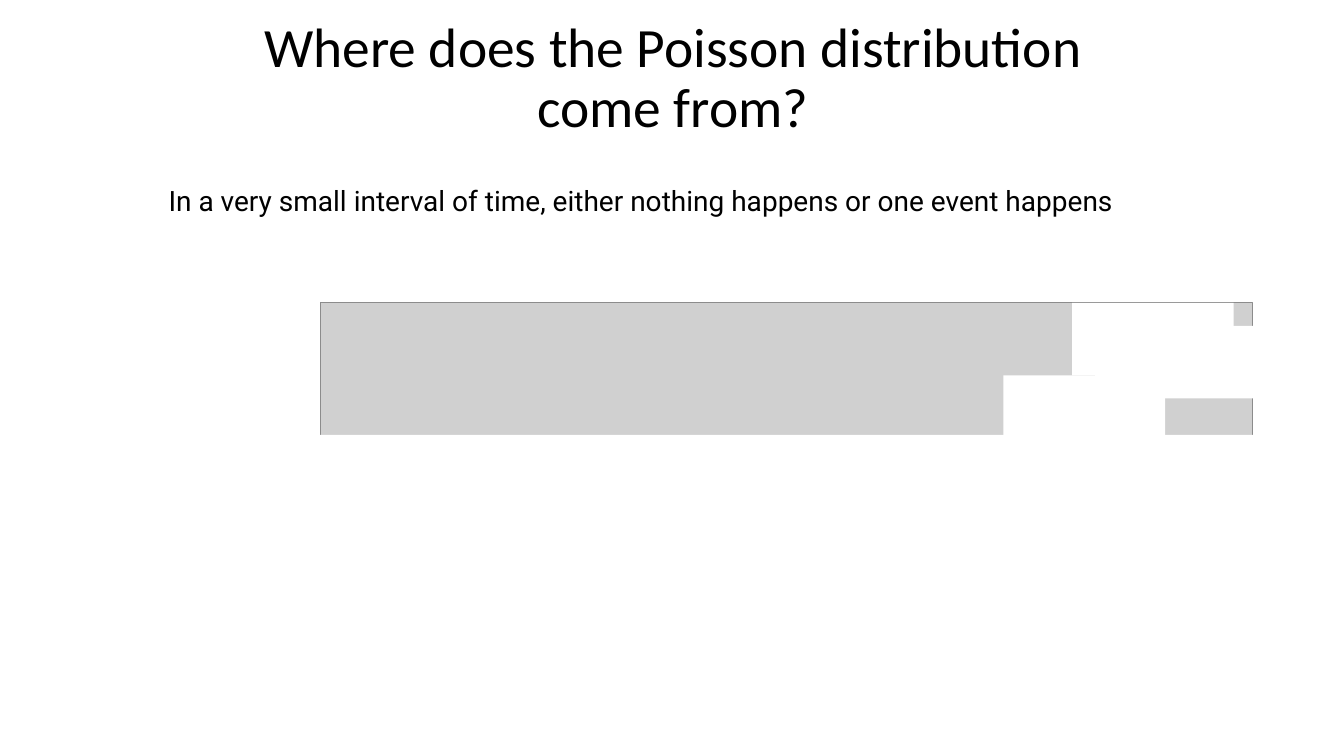
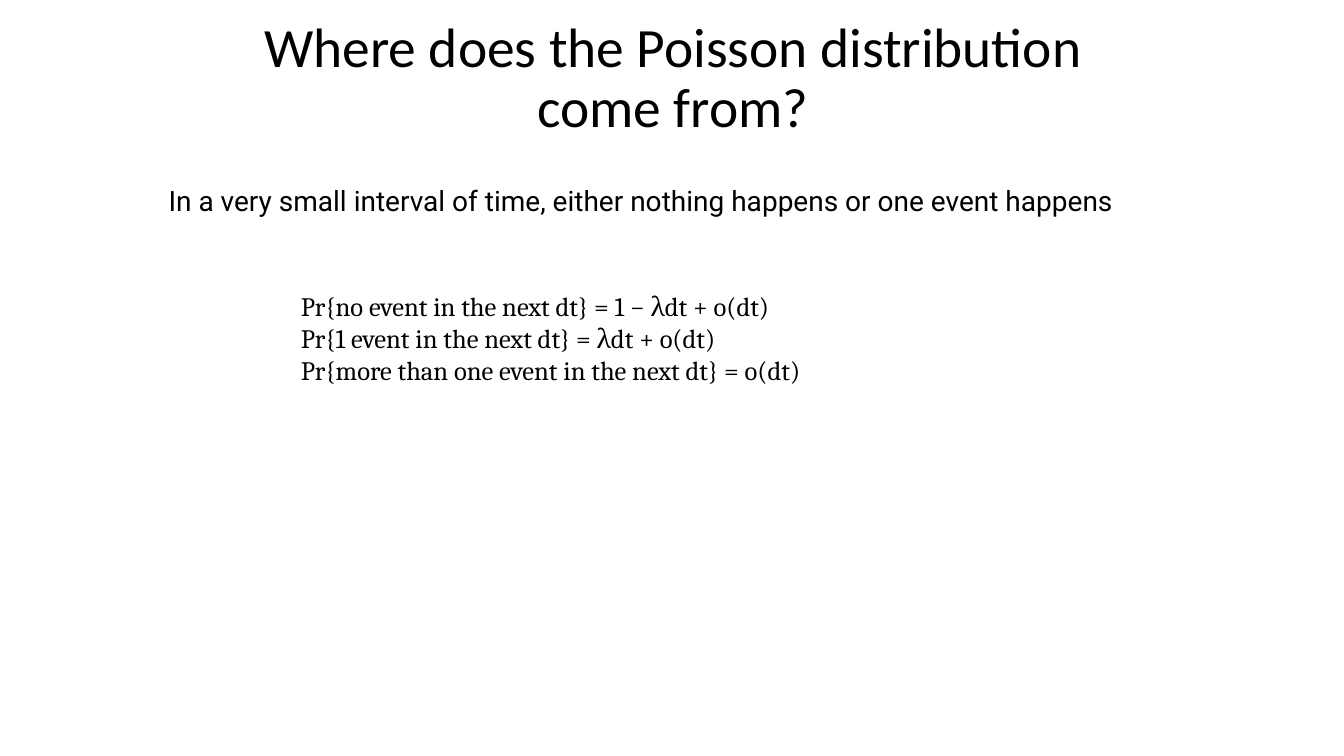
Before and after one commit to taaltree/FW536, a slide deck: slide 26 of Day1_Probability/FW536_Day1_Afternoon Distributions I_accessible.pptx. Drawn at 1344x756 pixels with LibreOffice and Linux fonts; fonts in the diff are those of the drawing; grey boxes stand for pictures. Boxes give left, top, right and bottom in pixels: in the first picture for what was removed or moved away, otherwise in the second. Text is boxed around its words. In the diff, an @@ line names an element or a change of style, - is before the commit and + after.

```diff
--- a/Day1_Probability/FW536_Day1_Afternoon Distributions I_accessible.pptx
+++ b/Day1_Probability/FW536_Day1_Afternoon Distributions I_accessible.pptx
@@ text added at <box>301,297,800,384</box>, 19 pt, text #000000 @@
+Pr{no event in the next dt} = 1 − λdt + o(dt)
+Pr{1 event in the next dt} = λdt + o(dt)
+Pr{more than one event in the next dt} = o(dt)
@@ picture removed at <box>321,303,1252,519</box> @@
@@ rectangle removed at <box>1073,303,1234,376</box> @@
```
Also in this commit, not shown: 15 other slides changed, 3 other files.
